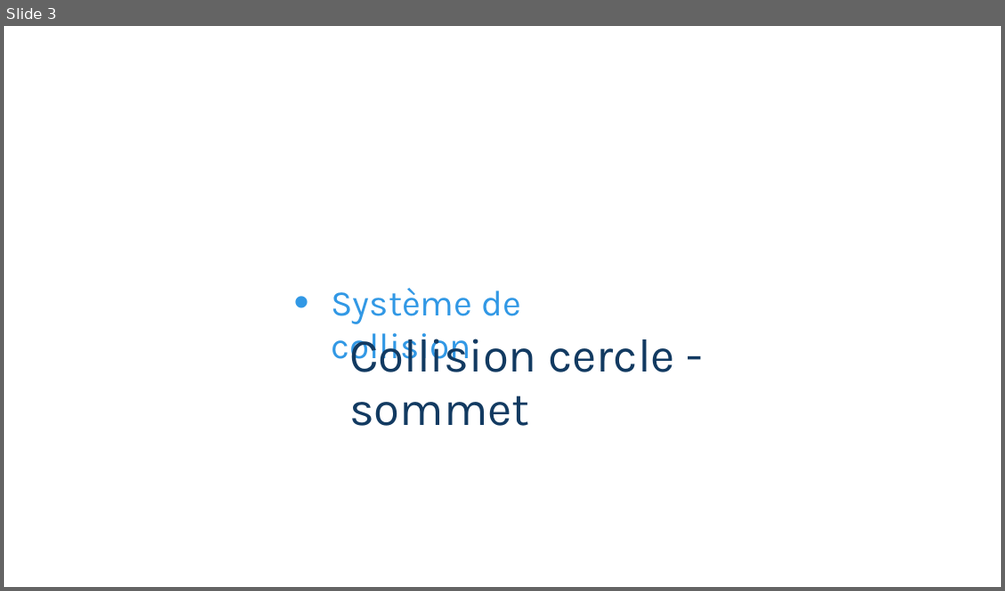
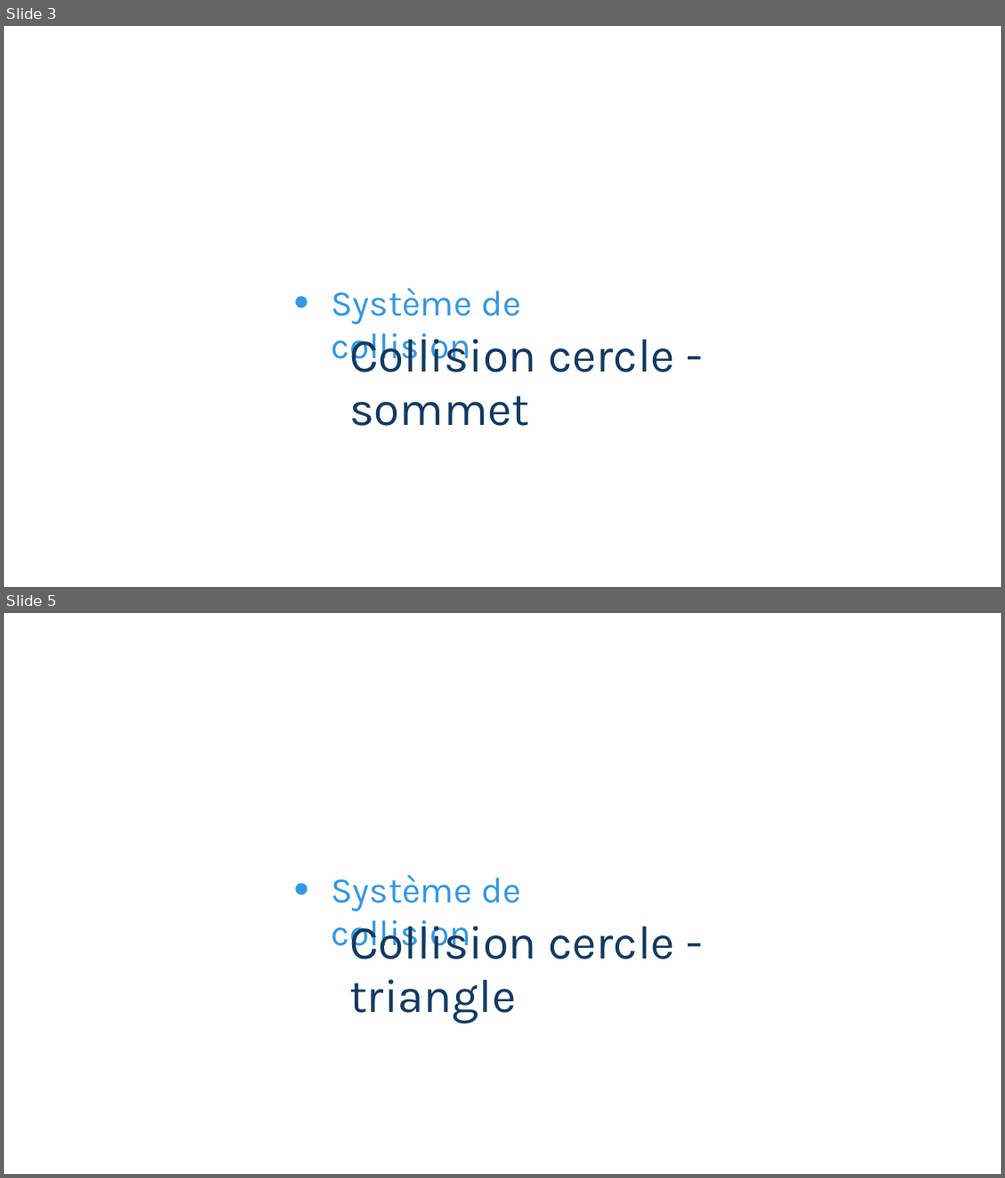
Before and after one commit to Tecnelm/ISN-SpaceInvaders, a slide deck: Présentation projet/Projet ISN.pptx. Shown one above the other, each under a label of ours: slide 3 before the commit, slides 3 and 5 after it; the slides between them are not shown. The pictures are 1005x591 and 1005x1178 pixels, drawn with LibreOffice and Linux fonts; fonts in the diff are those of the drawing; background and template pictures are left out. Boxes give left, top, right and bottom in pixels: in the first picture for what was removed or moved away, otherwise in the second. Text is boxed around its words. In the diff, an @@ line names an element or a change of style, - is before the commit and + after.

```diff
--- a/Présentation projet/Projet ISN.pptx
+++ b/Présentation projet/Projet ISN.pptx
@@ slide 5 added at (4,613,1001,1174), background picture (left out) @@
@@ text added at (332,875,521,955), 26 pt, text #3198E5 @@
+• Système de collision
@@ text added at (349,920,675,1023), 34 pt, text #123A61 @@
+Collision cercle - triangle
```
Also in this commit, not shown: 1 slide changed, 3 other slides added, 2 slides removed, 2 other files.
